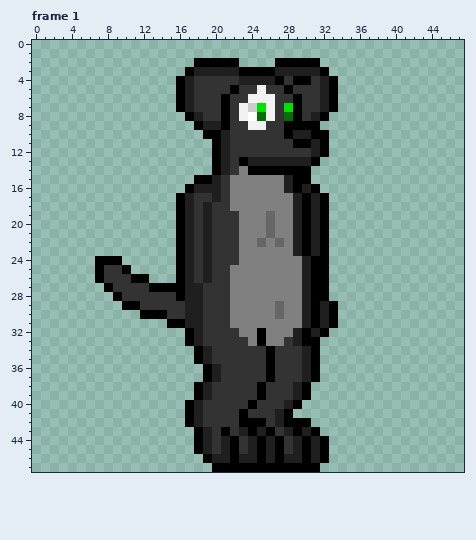
One commit to this pixel-art file: TerraGuardian Sprites/Companions/Domino/Dog Guardian.aseprite. This is how it looked before the edit.
48x48 pixels, 27 frames. Colours within 5 levels of each other are drawn and written as one. Shown: frame 1. The commit also changed other frames, which this record leaves out.
And afterwards:
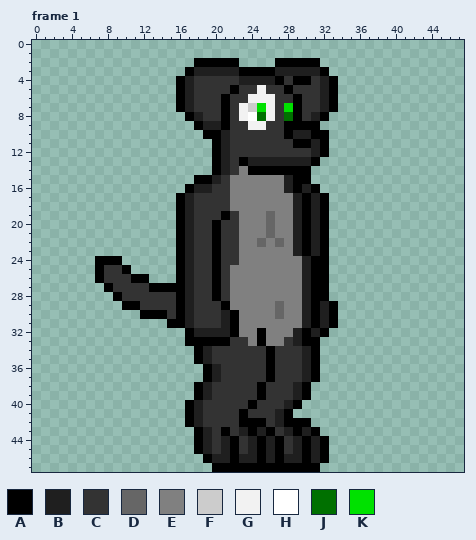
Palette (. is transparent): A #000000  B #1f1f1f  C #333333  D #666666  E #808080  F #cccccc  G #f2f2f2  H #ffffff  J #007000  K #00e100
From the commit log: Added Domino's Idle frame. Need to implement in-game.
The exact change:
layer "Body Color" now hidden
Frame 1:
y 16..17: x 20 B -> C
y 18: x 19 B -> C
y 19: x 19 B -> C; x 21 C -> A
y 20..26: x 19..20 BC -> CA
y 27..28: x 18 B -> C; x 20 C -> A
y 29: x 16 C -> A; x 18 B -> C; x 21 C -> A
y 30: x 16 C -> A; x 18 B -> C; x 21..22 CE -> BA
y 31: x 18 B -> C; x 21..22 CE -> BA
y 32: x 19..22 CCCC -> BBBA
y 33: x 18..21 BCCC -> AAAA
Where, in picture pixels (left, top, right, bottom), the same in both pictures:
changed: (176, 184, 239, 346)
